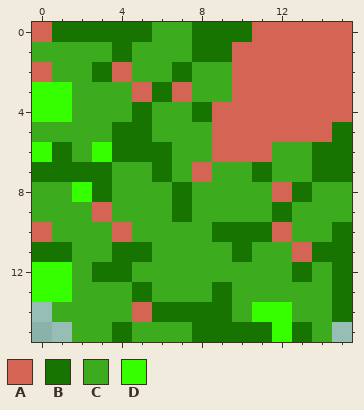
File history of a pixel-art sprite, src/rcc/images/BottomCornerLeft.png. The picture above is the old version.
The file is 16x16 pixels.
Palette (. is transparent): A #d46453  B #187400  C #3cac1e  D #36ff00
And afterwards:
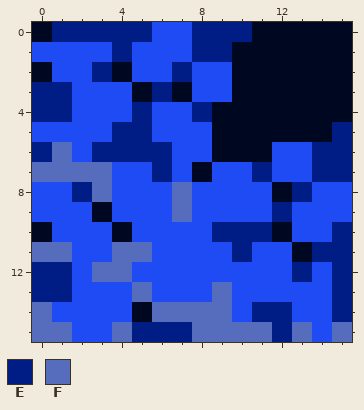
Colours new in this view: E #001c85  F #566cbd
The edit:
Colour A changes from #d46453 to #000721.
Colour C changes from #3cac1e to #1e4bf3.
Colour B gives way to colour E in row 0 at x 1 to 5 and 8 to 10; in row 1 at x 4 and 8 to 9; in row 2 at x 3 and 7; in row 3 at x 6; in row 4 at x 5 and 8; in row 5 at x 4 to 5 and 15.
Colour B gives way to colour E in row 6 at x 4 to 6 and 14 to 15; in row 7 at x 6, 11 and 14 to 15; in row 8 at x 13; in row 9 at x 12; in row 10 at x 9 to 11 and 15; in row 11 at x 10 and 14 to 15.
Colour B gives way to colour E in row 12 at x 13 and 15; in rows 13 to 14 at x 15.
Colour C gives way to colour E in row 15 at x 5 to 7.
Colour D gives way to colour E in rows 3 to 4 at x 0 to 1; in row 6 at x 0 and 3; in row 8 at x 2; in rows 12 to 13 at x 0 to 1; in row 14 at x 11 to 12; in row 15 at x 12.
The edit adds colour F in row 14 at x 0; in row 15 at x 0 to 1 and 15.
Colour B gives way to colour F in row 6 at x 1; in row 7 at x 0 to 3; in row 8 at x 3 and 7; in row 9 at x 7; in row 11 at x 0 to 1 and 4 to 5; in row 12 at x 3 to 4.
Colour B gives way to colour F in row 13 at x 5 and 9; in row 14 at x 6 to 9; in row 15 at x 4, 8 to 11 and 13.
